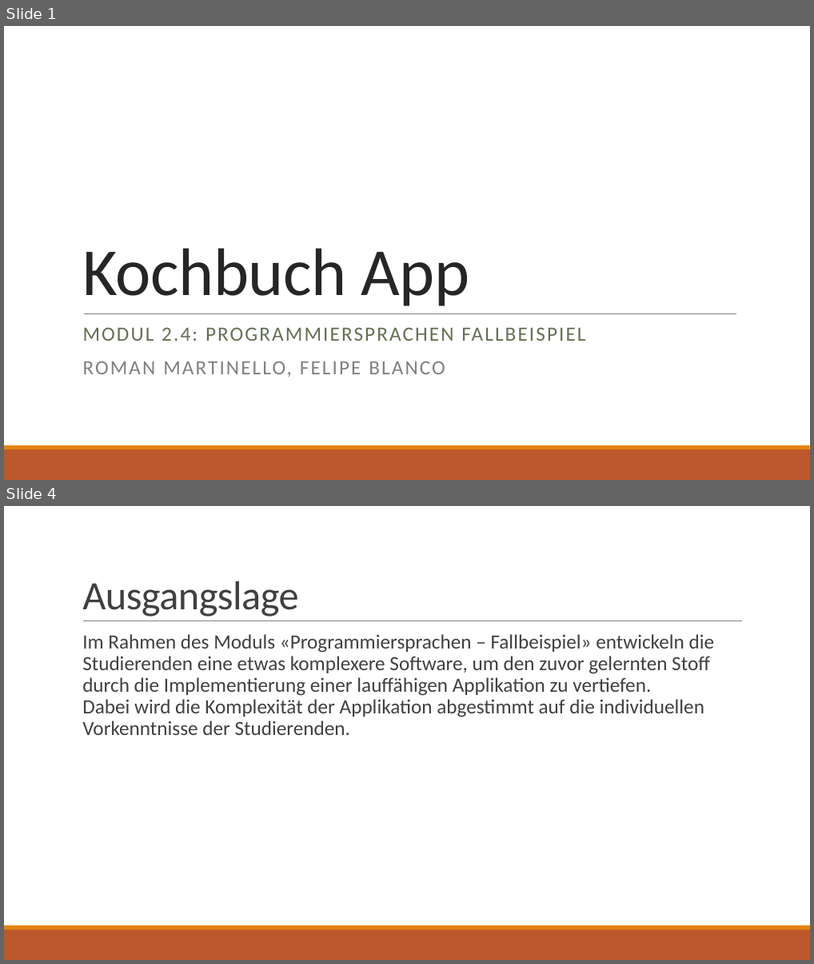
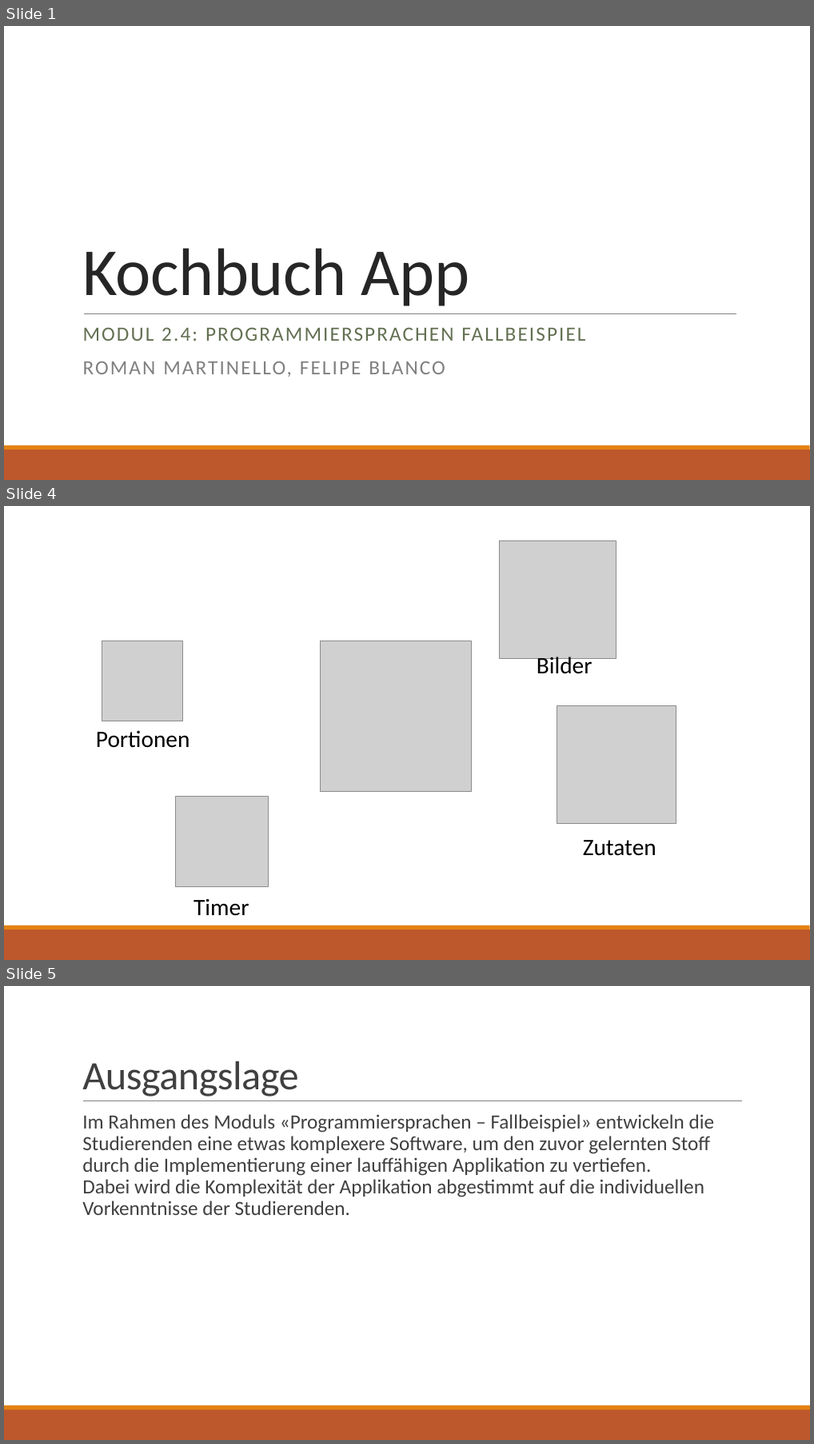
Before and after one commit to HolzbaumStudios/CookBook, a slide deck: Docs/Präsentation_Kochbuch.pptx. Shown one above the other, each under a label of ours: slides 1 and 4 before the commit, slides 1, 4 and 5 after it; the slides between them are not shown. The pictures are 814x964 and 814x1444 pixels, drawn with LibreOffice and Linux fonts; fonts in the diff are those of the drawing; grey boxes stand for pictures. Boxes give left, top, right and bottom in pixels: in the first picture for what was removed or moved away, otherwise in the second. Text is boxed around its words. In the diff, an @@ line names an element or a change of style, - is before the commit and + after.

```diff
--- a/Docs/Präsentation_Kochbuch.pptx
+++ b/Docs/Präsentation_Kochbuch.pptx
@@ slide 4 added at [4,506,810,960], background #FFFFFF; not listed: 2 template elements that a slide beside it also shows @@
@@ picture added at [499,540,617,658] @@
@@ picture added at [102,640,182,720] @@
@@ picture added at [320,640,472,792] @@
@@ text added at [537,654,593,674], 28 pt, text #000000 @@
+Bilder
@@ picture added at [557,706,676,823] @@
@@ text added at [96,730,190,748], 28 pt, text #000000 @@
+Portionen
@@ picture added at [176,796,268,886] @@
@@ text added at [583,840,657,856], 28 pt, text #000000 @@
+Zutaten
@@ text added at [194,898,249,916], 28 pt, text #000000 @@
+Timer
@@ what was slide 4 is now slide 5 @@
```
Also in this commit, not shown: 10 slides changed, 3 other slides added, 1 slide removed.
